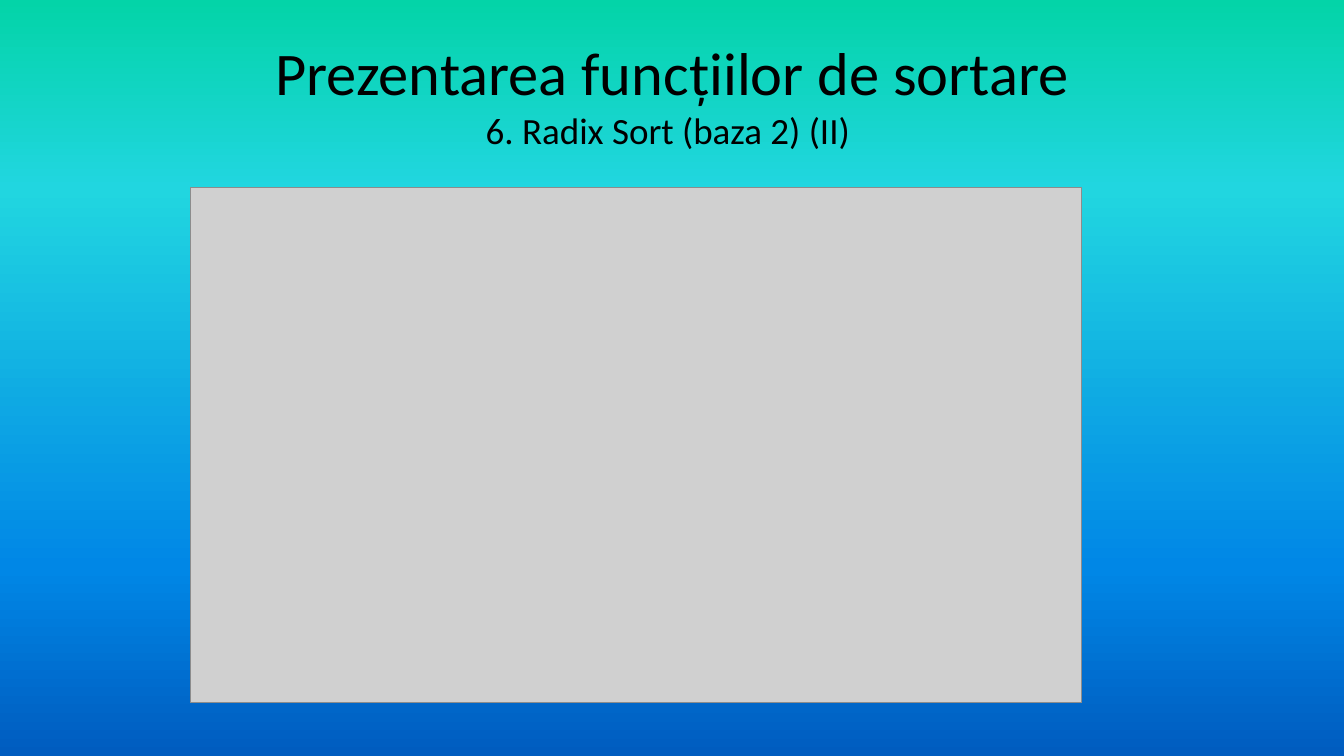
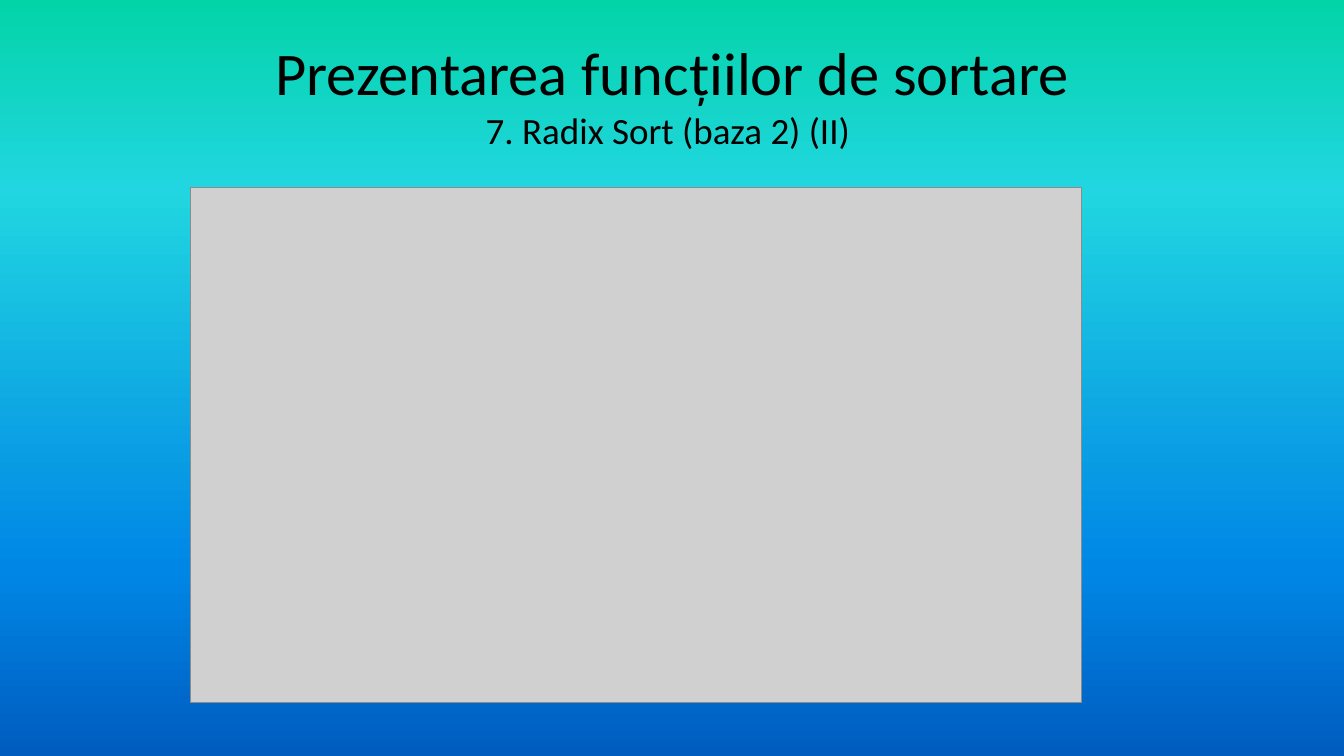
Before and after one commit to alexoporanu/tema-sortari, a slide deck: slide 17 of TemăSortări.pptx. Drawn at 1344x756 pixels with LibreOffice and Linux fonts; fonts in the diff are those of the drawing; grey boxes stand for pictures. Boxes give left, top, right and bottom in pixels: in the first picture for what was removed or moved away, otherwise in the second. Text is boxed around its words. In the diff, an @@ line names an element or a change of style, - is before the commit and + after.

```diff
--- a/TemăSortări.pptx
+++ b/TemăSortări.pptx
@@ title at box(275, 53, 1068, 149): text changed @@
-Prezentarea funcțiilor de sortare
-6. Radix Sort (baza 2) (II)
+Prezentarea funcțiilor de sortare
+7. Radix Sort (baza 2) (II)
```
Also in this commit, not shown: 4 other slides changed.
